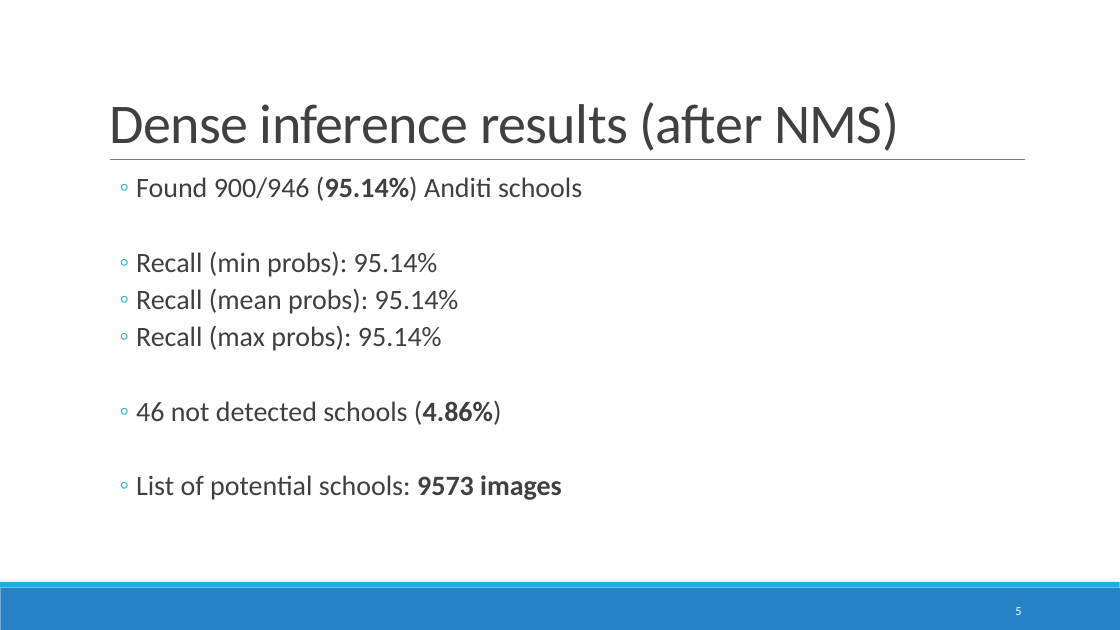
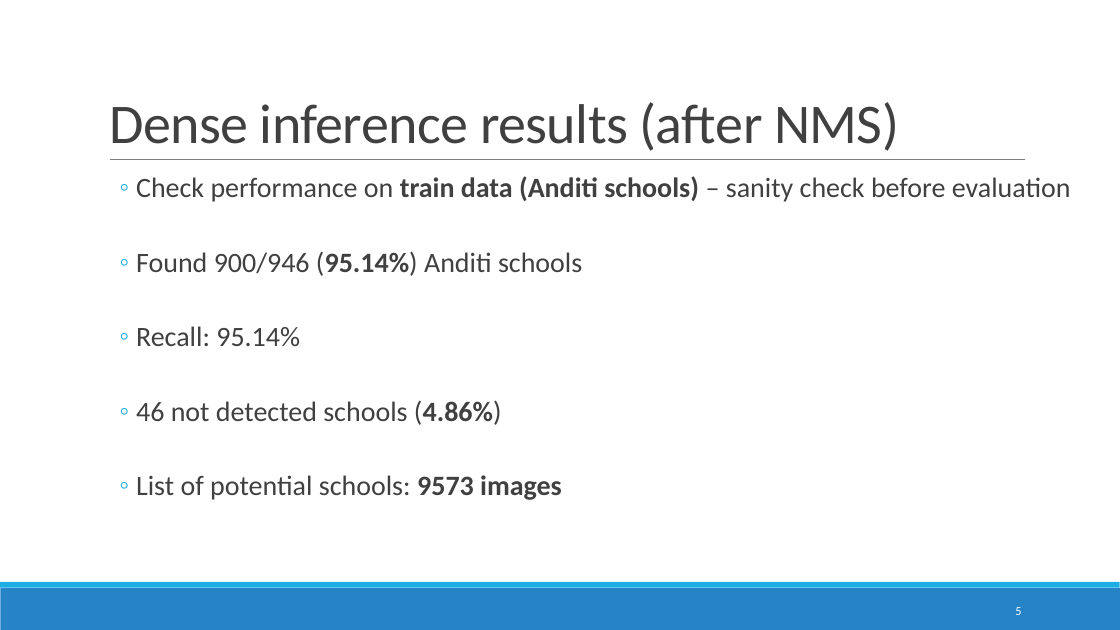
Before and after one commit to DomJamb/school_mapping, a slide deck: slide 5 of presentations/16.1/School mapping in ESRI imagery.pptx. Drawn at 1120x630 pixels with LibreOffice and Linux fonts; fonts in the diff are those of the drawing. Boxes give left, top, right and bottom in pixels: in the first picture for what was removed or moved away, otherwise in the second. Text is boxed around its words. In the diff, an @@ line names an element or a change of style, - is before the commit and + after.

```diff
--- a/presentations/16.1/School mapping in ESRI imagery.pptx
+++ b/presentations/16.1/School mapping in ESRI imagery.pptx
@@ text at bbox=[136, 176, 1071, 202]: paragraph added @@
+  ◦ Check performance on train data (Anditi schools) – sanity check before evaluation
@@ text at bbox=[136, 326, 300, 346]: text changed @@
-  ◦ Recall (min probs): 95.14%
-  ◦ Recall (mean probs): 95.14%
-  ◦ Recall (max probs): 95.14%
+  ◦ Recall: 95.14%
```
Also in this commit, not shown: 8 other slides changed, 3 slides removed, 1 other file.
